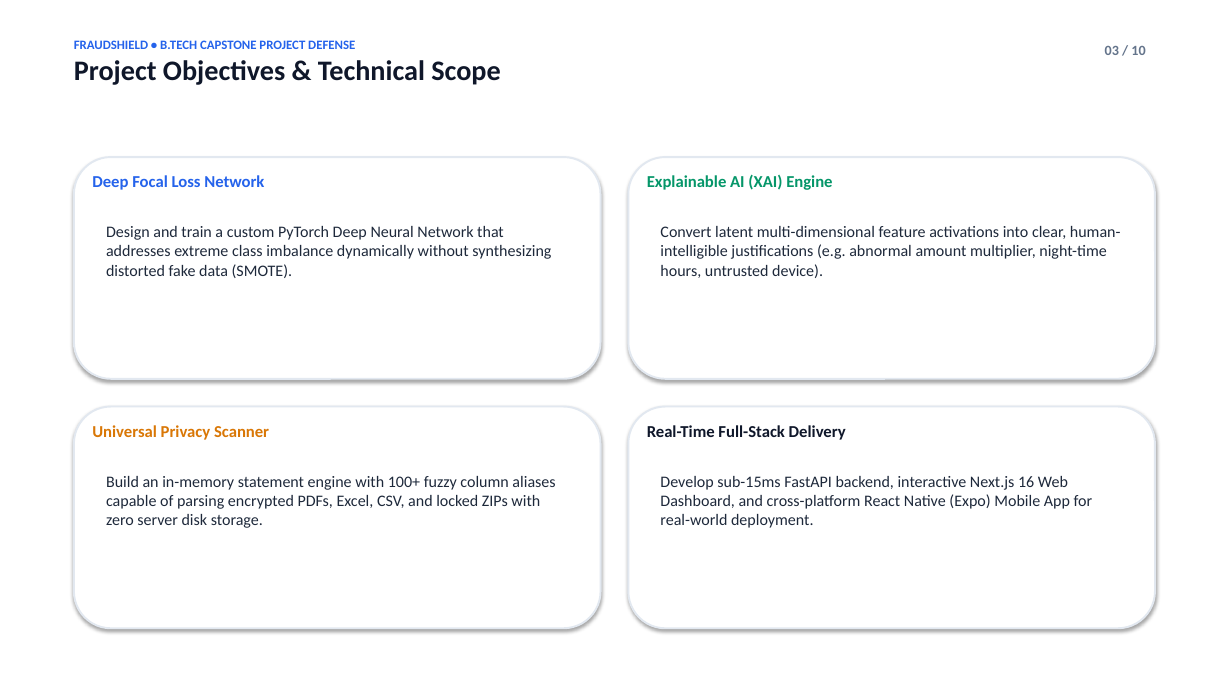
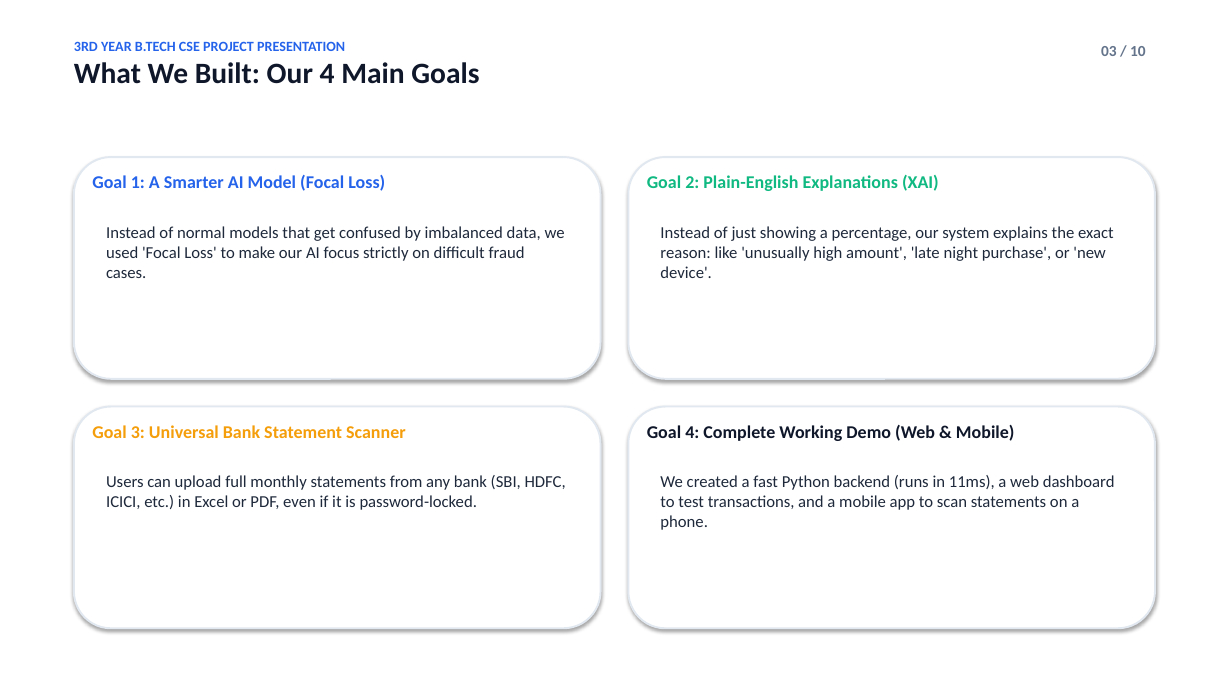
Before and after one commit to prithwirajrakshit/FraudShield, a slide deck: slide 3 of docs/FRAUDSHIELD_FINAL_EXAM_PRESENTATION.pptx. Drawn at 1232x693 pixels with LibreOffice and Linux fonts; fonts in the diff are those of the drawing. Boxes give left, top, right and bottom in pixels: in the first picture for what was removed or moved away, otherwise in the second. Text is boxed around its words. In the diff, an @@ line names an element or a change of style, - is before the commit and + after.

Commit message:
Update exam presentation to simple, clean 3rd-year college student style

```diff
--- a/docs/FRAUDSHIELD_FINAL_EXAM_PRESENTATION.pptx
+++ b/docs/FRAUDSHIELD_FINAL_EXAM_PRESENTATION.pptx
@@ text at (74, 41, 479, 84): text changed; size 10 to 11 pt @@
-FRAUDSHIELD • B.TECH CAPSTONE PROJECT DEFENSE
-Project Objectives & Technical Scope
+3RD YEAR B.TECH CSE PROJECT PRESENTATION
+What We Built: Our 4 Main Goals
@@ text "03 / 10" at (1101, 46, 1146, 56): size 11 to 12 pt @@
@@ text at (92, 175, 385, 191): text changed; size 13 to 14 pt @@
-Deep Focal Loss Network
+Goal 1: A Smarter AI Model (Focal Loss)
@@ text at (647, 175, 939, 191): text changed; size 13 to 14 pt; text colour #059669 to #10B981 @@
-Explainable AI (XAI) Engine
+Goal 2: Plain-English Explanations (XAI)
@@ text at (106, 226, 565, 278): text changed; size 12.5 to 13 pt @@
-Design and train a custom PyTorch Deep Neural Network that addresses extreme class imbalance dynamically without synthesizing distorted fake data (SMOTE).
+Instead of normal models that get confused by imbalanced data, we used 'Focal Loss' to make our AI focus strictly on difficult fraud cases.
@@ text at (660, 226, 1114, 278): text changed; size 12.5 to 13 pt @@
-Convert latent multi-dimensional feature activations into clear, human-intelligible justifications (e.g. abnormal amount multiplier, night-time hours, untrusted device).
+Instead of just showing a percentage, our system explains the exact reason: like 'unusually high amount', 'late night purchase', or 'new device'.
@@ text at (92, 425, 406, 438): text changed; size 13 to 14 pt; text colour #D97706 to #F59E0B @@
-Universal Privacy Scanner
+Goal 3: Universal Bank Statement Scanner
@@ text at (647, 425, 1015, 441): text changed; size 13 to 14 pt @@
-Real-Time Full-Stack Delivery
+Goal 4: Complete Working Demo (Web & Mobile)
@@ text at (106, 475, 566, 510): text changed; size 12.5 to 13 pt @@
-Build an in-memory statement engine with 100+ fuzzy column aliases capable of parsing encrypted PDFs, Excel, CSV, and locked ZIPs with zero server disk storage.
+Users can upload full monthly statements from any bank (SBI, HDFC, ICICI, etc.) in Excel or PDF, even if it is password-locked.
@@ text at (660, 475, 1115, 530): text changed; size 12.5 to 13 pt @@
-Develop sub-15ms FastAPI backend, interactive Next.js 16 Web Dashboard, and cross-platform React Native (Expo) Mobile App for real-world deployment.
+We created a fast Python backend (runs in 11ms), a web dashboard to test transactions, and a mobile app to scan statements on a phone.
```
Also in this commit, not shown: 6 other slides changed, 3 slides added, 3 slides removed, 2 other files.
